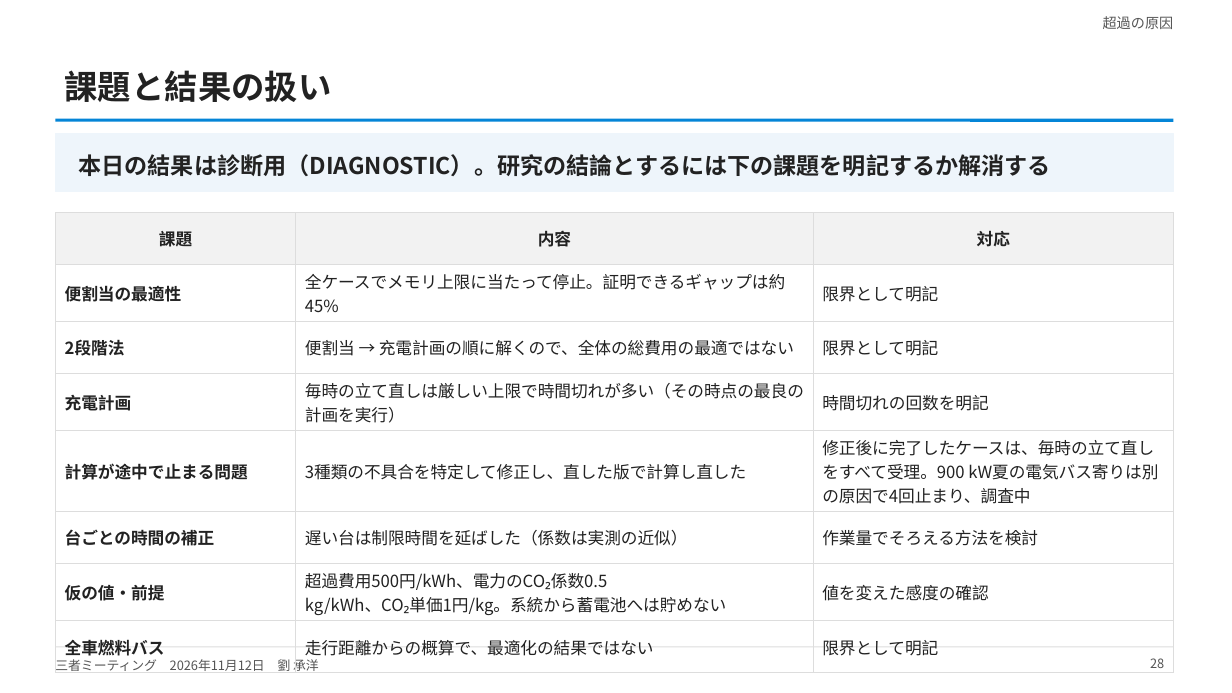
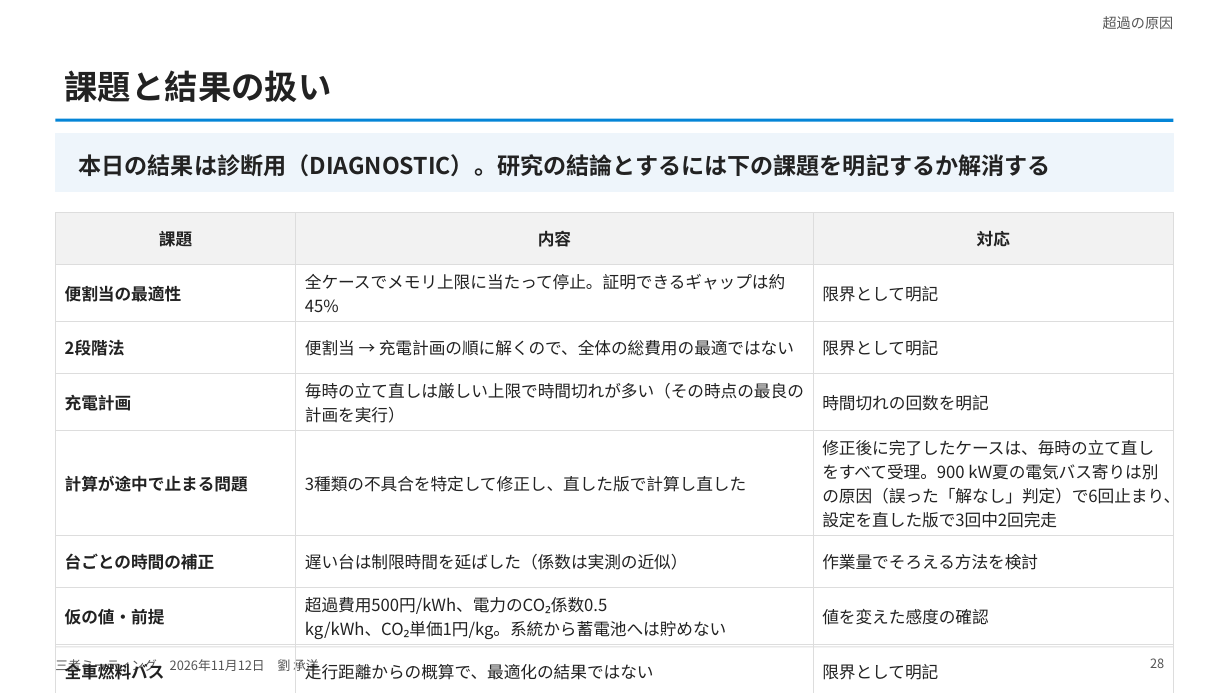
Before and after one commit to CYLIU2003/master-course, a slide deck: slide 28 of outcome/2026-11-12_three_party/three_party_20261112.pptx. Drawn at 1232x693 pixels with LibreOffice and Linux fonts; fonts in the diff are those of the drawing. Boxes give left, top, right and bottom in pixels: in the first picture for what was removed or moved away, otherwise in the second. Text is boxed around its words. In the diff, an @@ line names an element or a change of style, - is before the commit and + after.

```diff
--- a/outcome/2026-11-12_three_party/three_party_20261112.pptx
+++ b/outcome/2026-11-12_three_party/three_party_20261112.pptx
@@ table at [55, 213, 1174, 684] @@
-row 5, column 3: 修正後に完了したケースは、毎時の立て直しをすべて受理。900 kW夏の電気バス寄りは別の原因で4回止まり、調査中
+row 5, column 3: 修正後に完了したケースは、毎時の立て直しをすべて受理。900 kW夏の電気バス寄りは別の原因（誤った「解なし」判定）で6回止まり、設定を直した版で3回中2回完走
```
Also in this commit, not shown: 11 other slides changed, 10 other files.
